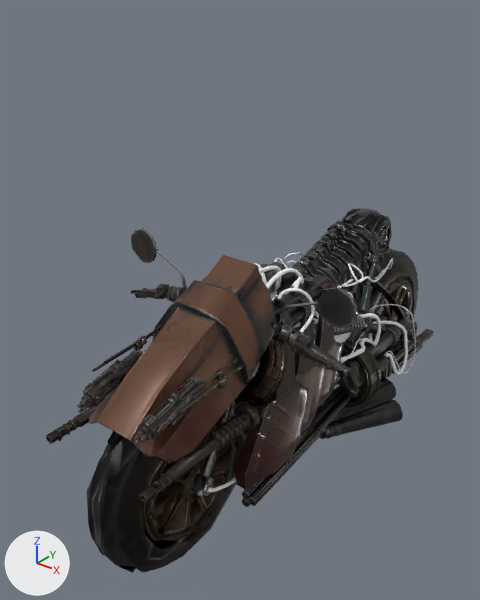
What one commit did to the glTF model assets/models/motos/moto-2-low.glb.
Before and after are seen from a camera (50 mm lens) standing at (1.34, -2.04, 1.93) and looking at (-0.15, -0.19, 0.78). Every picture has the same lights, and +X, +Y and +Z are marked at lower left. The first picture is the older version. Where no turn or scale is listed for an object, it has been applied to the vertices.

Names of what the first picture shows: 'motorbike_text_low' and 1 more.
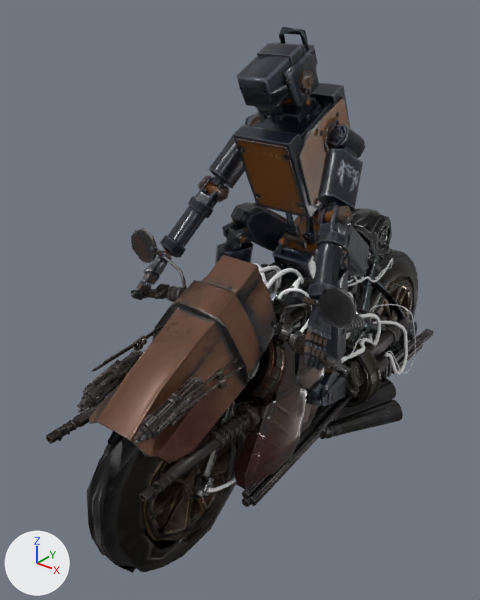
Commit message: [X-10-a] Pilote figé dans la géométrie : motos avec pilote et conducteur de la voiture

Pixel boxes [x1, y1, x2, y2] of what changed, in the pictures (480 x 600 px):
'pilote', added: after [131, 27, 370, 406]

Diff of the bpy script that builds the scene:
```diff
--- a/assets/models/motos/moto-2-low.glb.py
+++ b/assets/models/motos/moto-2-low.glb.py
@@ img_robotmanul_base_color @@
+img_robotmanul_base_color = load_image('RobotMANUL_Base_color', '_unpacked/RobotMANUL_Base_color', 512, 512, 'sRGB')
@@ img_robotmanul_normal_opengl @@
+img_robotmanul_normal_opengl = load_image('RobotMANUL_Normal_OpenGL', '_unpacked/RobotMANUL_Normal_OpenGL', 512, 512, 'Non-Color')
@@ img_robotmanul_metallic_png_robotmanul_roughness_png @@
+img_robotmanul_metallic_png_robotmanul_roughness_png = load_image('RobotMANUL_Metallic.png-RobotMANUL_Roughness.png', '_unpacked/RobotMANUL_Metallic.png-RobotMANUL_Roughness.png', 512, 512, 'Non-Color')
@@ mat_body_paint @@
+mat_body_paint = bpy.data.materials.new('body_paint')
+# uses the picture img_robotmanul_base_color
+# uses the picture img_robotmanul_metallic_png_robotmanul_roughness_png
+# uses the picture img_robotmanul_normal_opengl
@@ me_cube_001 @@
+me_cube_001.from_pydata(...)  # 3776 vertices, 6505 faces; spans x -0.414..0.414, y -0.405..0.405, z -0.67..0.67
+me_cube_001.materials.append(mat_body_paint)
@@ ob_pilote @@
+ob_pilote = bpy.data.objects.new('pilote', me_cube_001)
+ob_pilote.location = (0.0, -0.133, 1.115)
```
